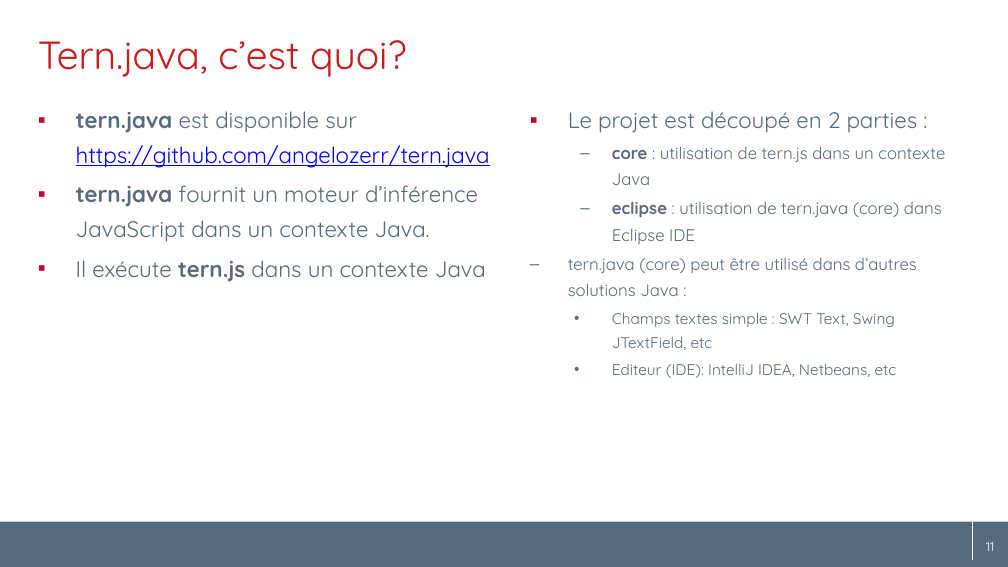
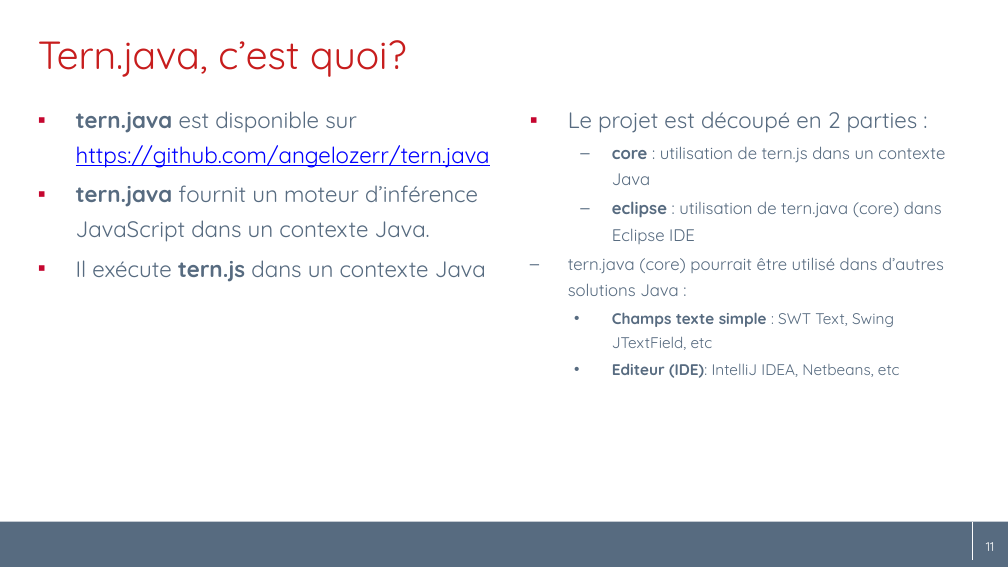
Before and after one commit to angelozerr/tern.java, a slide deck: slide 11 of docs/tern.java_fr.pptx. Drawn at 1008x567 pixels with LibreOffice and Linux fonts; fonts in the diff are those of the drawing; background and template pictures are left out. Boxes give left, top, right and bottom in pixels: in the first picture for what was removed or moved away, otherwise in the second. Text is boxed around its words. In the diff, an @@ line names an element or a change of style, - is before the commit and + after.

```diff
--- a/docs/tern.java_fr.pptx
+++ b/docs/tern.java_fr.pptx
@@ text at bbox=[568, 257, 944, 350]: text changed @@
-  – tern.java (core) peut être utilisé dans d’autres solutions Java :
-    • Champs textes simple : SWT Text, Swing JTextField, etc
+  – tern.java (core) pourrait être utilisé dans d’autres solutions Java :
+    • Champs texte simple : SWT Text, Swing JTextField, etc
@@ text at bbox=[612, 363, 900, 378]: bold on in "Editeur (IDE):" @@
```
Also in this commit, not shown: 21 other slides changed, 1 slide removed.
